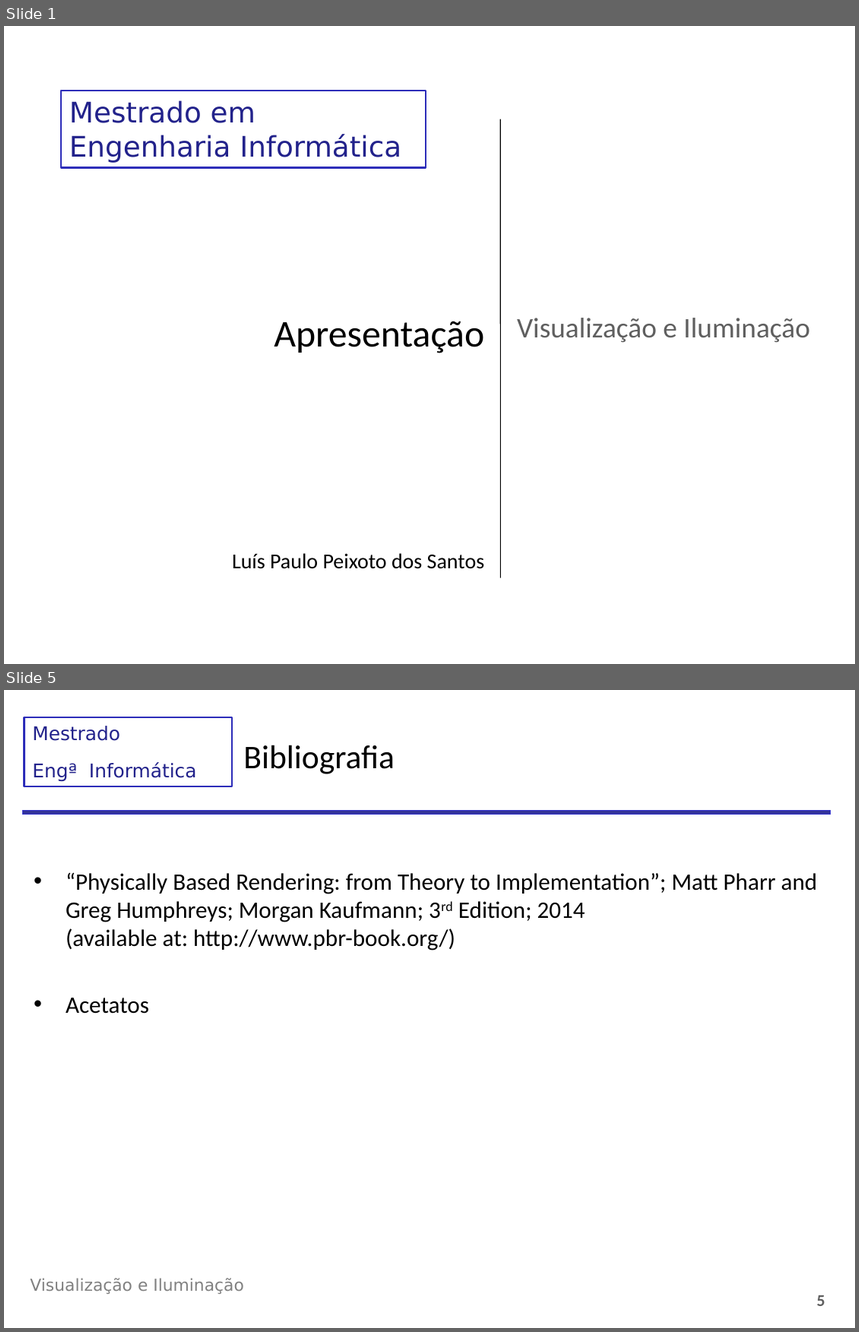
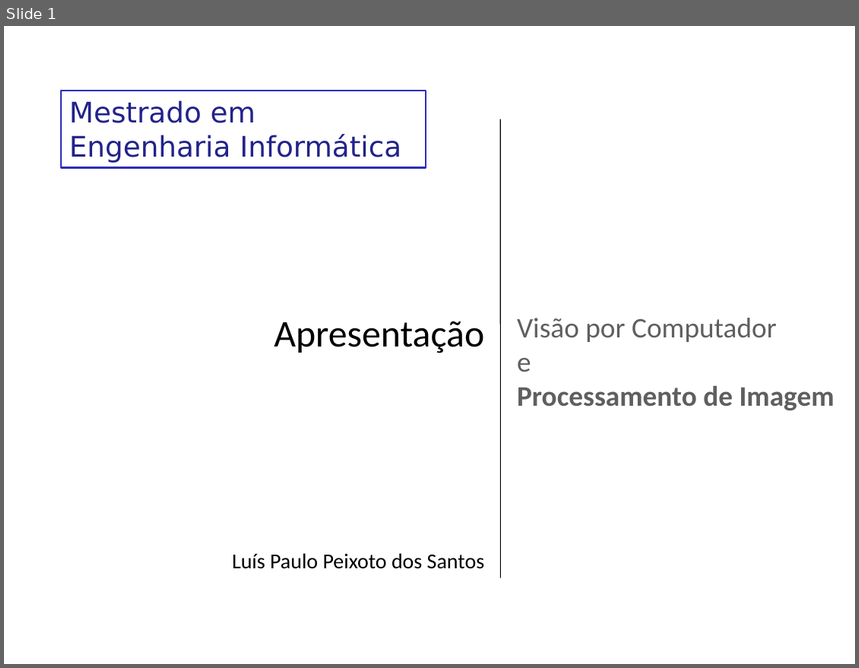
Before and after one commit to LykiFyar/stuff, a slide deck: Yr4/Sem2/CG/VCPI/Aulas/Aula1/00-Apresentacao.pptx. Shown one above the other, each under a label of ours: slides 1 and 5 before the commit, slide 1 after it; the slides between them are not shown. The pictures are 859x1332 and 859x668 pixels, drawn with LibreOffice and Linux fonts; fonts in the diff are those of the drawing; background and template pictures are left out. Boxes give left, top, right and bottom in pixels: in the first picture for what was removed or moved away, otherwise in the second. Text is boxed around its words. In the diff, an @@ line names an element or a change of style, - is before the commit and + after.

```diff
--- a/Yr4/Sem2/CG/VCPI/Aulas/Aula1/00-Apresentacao.pptx
+++ b/Yr4/Sem2/CG/VCPI/Aulas/Aula1/00-Apresentacao.pptx
@@ slide 5 removed at (4,690,855,1328), background picture (left out) @@
@@ rectangle removed at (25,717,232,787) @@
-Mestrado
-Engª Informática
@@ title removed at (243,745,395,774) @@
-Bibliografia
@@ rectangle removed at (23,810,831,815) @@
@@ text removed at (66,872,818,1014) @@
-• “Physically Based Rendering: from Theory to Implementation”; Matt Pharr and Greg Humphreys; Morgan Kaufmann; 3rd Edition; 2014
-  (available at: http://www.pbr-book.org/)
-• Acetatos
@@ text removed at (30,1278,244,1294) @@
-Visualização e Iluminação
@@ page number removed at (817,1296,826,1306) @@
-5
@@ slide 1 changed as well @@
@@ title at (517,318,835,411): text changed; bold on @@
-Visualização e Iluminação
+Visão por Computador
+e
+Processamento de Imagem
```
Also in this commit, not shown: 1 other slide changed, 2 slides added, 4 other slides removed, 17 other files.
